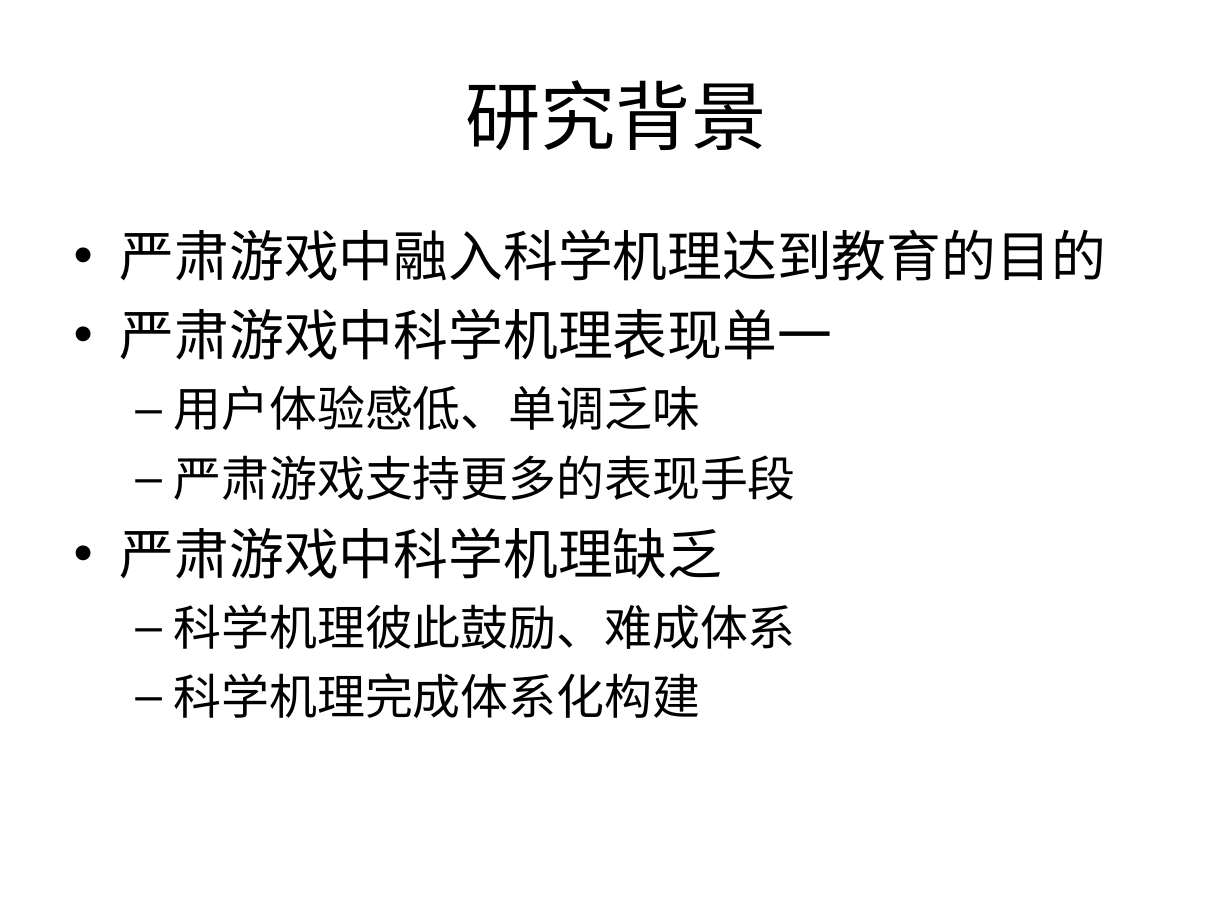
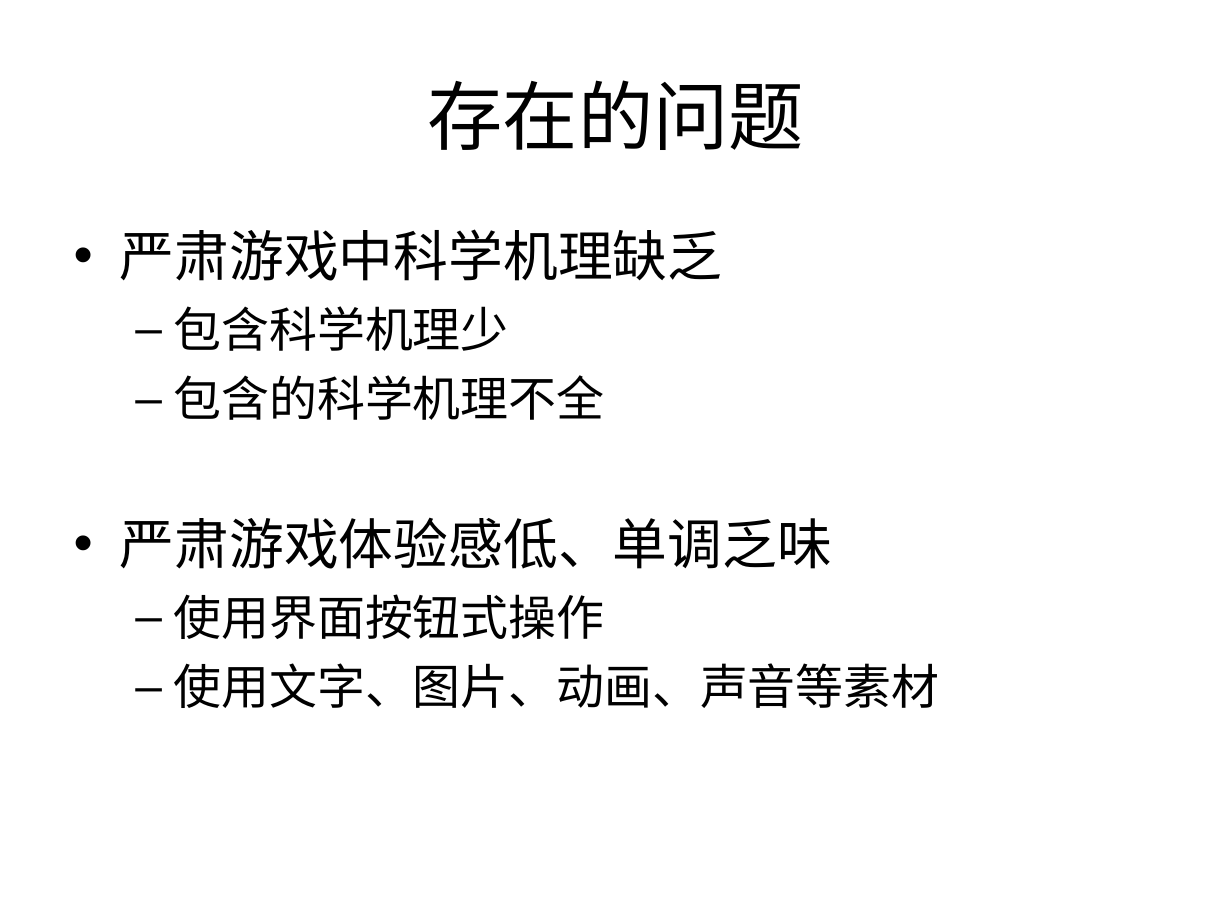
Before and after one commit to Nookleptia/qianmen3d, a slide deck: slide 5 of 毕设文件/毕设提纲.ppt (slide 4 before the commit). Drawn at 1232x924 pixels with LibreOffice and Linux fonts; fonts in the diff are those of the drawing. Boxes give left, top, right and bottom in pixels: in the first picture for what was removed or moved away, otherwise in the second. Text is boxed around its words. In the diff, an @@ line names an element or a change of style, - is before the commit and + after.

```diff
--- a/毕设文件/毕设提纲.ppt
+++ b/毕设文件/毕设提纲.ppt
@@ title at bbox=[428, 80, 804, 150]: text changed @@
-研究背景
+存在的问题
@@ text at bbox=[120, 229, 1106, 500]: paragraphs removed @@
-• 严肃游戏中融入科学机理达到教育的目的
-• 严肃游戏中科学机理表现单一
-  – 用户体验感低、单调乏味
-  – 严肃游戏支持更多的表现手段
@@ text at bbox=[120, 306, 940, 708]: text changed @@
-  – 科学机理彼此鼓励、难成体系
-  – 科学机理完成体系化构建
+  – 包含科学机理少
+  – 包含的科学机理不全
+• 严肃游戏体验感低、单调乏味
+  – 使用界面按钮式操作
+  – 使用文字、图片、动画、声音等素材
```
Also in this commit, not shown: 22 other slides changed, 1 slide added, 1 other file.
